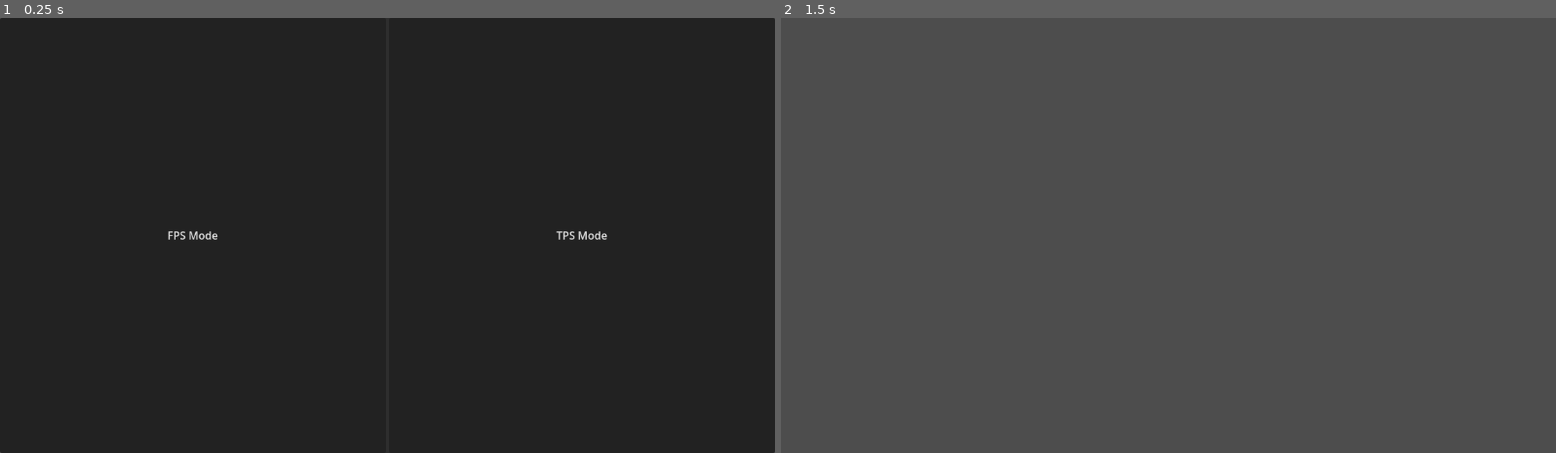
Above: before the commit, frames 1-2 (left to right).
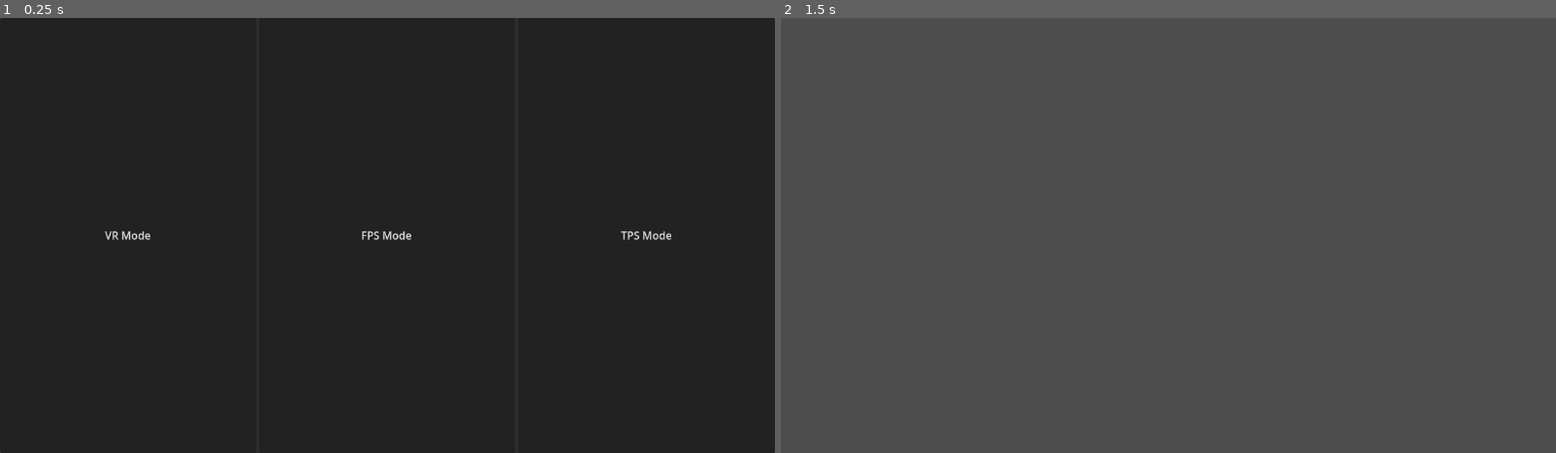
Above: after the commit, the same moments.

Repository: alexradu95/GDPlayground
Game: Godot game, scene res://scenes/Main/main.tscn
Two runs of this game, one before a commit and one after it. Both use one fixed random seed, a clock stepped at 60 frames per second and the inputs below.
Inputs (mouse positions are in pixels of both pictures, inside the frame that each line leads up to):
- Up to frame 1 (0.25 s): no input
- Up to frame 2 (1.5 s): click "FPS Mode" at 0.5 s; tap Enter (ui_accept) at 1.25, 1.35 s; move the mouse to (1207, 235) at 1.27 s; hold Up (ui_up) from 1.28 s (still down)

The runs differ from the first frame. In frame 1, 0.4% of the frame differs, in the area x 13-87%, y 48-52%; in frame 2, nothing differs.

Commit message:
Implement XRController

Diff:
--- a/modules/player_controller/PlayerController.gd
+++ b/modules/player_controller/PlayerController.gd
@@ -47,5 +47,6 @@
 
 func _inject_xr_fps(mode):
 	print(mode)
-	var xrControllerResource = load("res://players/xr_first_person/XRController.tscn")
-	return xrControllerResource.instantiate()
+	var xrControllerResource = load("res://modules/player_controller/xr_first_person/xr_origin_3d.tscn")
+	var xrControllerCamera =  xrControllerResource.instantiate()
+	self.add_child(xrControllerCamera)
--- a/modules/player_controller/control_manager/control_manager.gd
+++ b/modules/player_controller/control_manager/control_manager.gd
@@ -33,7 +33,8 @@
 		availableXRMode = XRMode.WEBXR
 	# Show only flatscreen if no XR interface available
 	if(	availableXRMode == XRMode.NONE ) :
-		$Panel/HBoxContainer/XR.visible = false
+		print("No XRMode available")
+		#$Panel/HBoxContainer/XR.visible = false
 
 # Perform OpenXR setup
 func _try_initialize_openxr() -> bool:
--- a/modules/player_controller/xr_first_person/XRController.tscn
+++ /dev/null
@@ -1,51 +0,0 @@
-[gd_scene load_steps=7 format=3 uid="uid://nfx0fybfy8q5"]
-
-[ext_resource type="Script" path="res://modules/player_controller/xr_first_person/XRController.gd" id="1_n4wh1"]
-[ext_resource type="Shader" path="res://PlayerBody/blackout.gdshader" id="2_5p8ux"]
-
-[sub_resource type="QuadMesh" id="QuadMesh_ns80u"]
-size = Vector2(2, 2)
-
-[sub_resource type="ShaderMaterial" id="ShaderMaterial_lhn3a"]
-render_priority = 99
-shader = ExtResource("2_5p8ux")
-
-[sub_resource type="CapsuleShape3D" id="CapsuleShape3D_y04l7"]
-
-[sub_resource type="CapsuleMesh" id="CapsuleMesh_qrsf7"]
-
-[node name="PlayerBody" type="CharacterBody3D"]
-script = ExtResource("1_n4wh1")
-
-[node name="XROrigin3D" type="XROrigin3D" parent="."]
-
-[node name="XRCamera3D" type="XRCamera3D" parent="XROrigin3D"]
-transform = Transform3D(1, 0, 0, 0, 1, 0, 0, 0, 1, 0, 1.6, -0.1)
-cull_mask = 1047551
-
-[node name="HeadPosition" type="Node3D" parent="XROrigin3D/XRCamera3D"]
-transform = Transform3D(1, 0, 0, 0, 1, 0, 0, 0, 1, 0, -0.05, 0.1)
-
-[node name="BlackOut" type="MeshInstance3D" parent="XROrigin3D/XRCamera3D"]
-transform = Transform3D(1, 0, 0, 0, 1, 0, 0, 0, 1, 0, 0, -1.54542)
-layers = 512
-mesh = SubResource("QuadMesh_ns80u")
-surface_material_override/0 = SubResource("ShaderMaterial_lhn3a")
-
-[node name="LeftHand" type="XRController3D" parent="XROrigin3D"]
-transform = Transform3D(1, 0, 0, 0, 1, 0, 0, 0, 1, -0.5, 1, -0.5)
-tracker = &"left_hand"
-pose = &"aim"
-
-[node name="RightHand" type="XRController3D" parent="XROrigin3D"]
-transform = Transform3D(1, 0, 0, 0, 1, 0, 0, 0, 1, 0.5, 1, -0.5)
-tracker = &"right_hand"
-pose = &"aim"
-
-[node name="CollisionShape3D" type="CollisionShape3D" parent="."]
-transform = Transform3D(1, 0, 0, 0, 1, 0, 0, 0, 1, 0, 1, 0)
-shape = SubResource("CapsuleShape3D_y04l7")
-
-[node name="MeshInstance3D" type="MeshInstance3D" parent="."]
-transform = Transform3D(1, 0, 0, 0, 1, 0, 0, 0, 1, 0, 1, 0)
-mesh = SubResource("CapsuleMesh_qrsf7")
--- a/modules/player_controller/xr_first_person/XRController.gd
+++ b/modules/player_controller/xr_first_person/xr_origin_3d.gd
@@ -1,23 +1,20 @@
-@tool
-extends CharacterBody3D
+extends XROrigin3D
 
 
 const SPEED = 5.0
 const JUMP_VELOCITY = 4.5
 
-@onready var origin_node = $XROrigin3D
-@onready var camera_node = $XROrigin3D/XRCamera3D
-@onready var head_position_node = $XROrigin3D/XRCamera3D/HeadPosition
-@onready var blackout_node = $XROrigin3D/XRCamera3D/BlackOut
+@onready var playerbody_node = get_parent()
+@onready var origin_node = self
+@onready var camera_node = $XRCamera3D
+@onready var head_position_node = $XRCamera3D/HeadPosition
+@onready var blackout_node = $XRCamera3D/BlackOut
 
 @export var eye_offset = 0.1:
 	set(new_value):
 		eye_offset = new_value
 		if is_inside_tree():
 			_update_head_position()
-
-# Get the gravity from the project settings to be synced with RigidBody nodes.
-var gravity = ProjectSettings.get_setting("physics/3d/default_gravity")
 
 func _update_head_position():
 	head_position_node.transform.origin.z = eye_offset
@@ -28,8 +25,8 @@
 	_update_head_position()
 
 func _process_on_physical_movement(delta) -> bool:
-	# Remember our velocity we're not applying that on physical movement
-	var org_velocity = velocity
+	# Remember the player body original velocity
+	var org_velocity = playerbody_node.velocity
 
 	# Start by rotating the player to face the same way our real player is
 	var camera_basis : Basis = origin_node.transform.basis * camera_node.transform.basis
@@ -37,25 +34,25 @@
 	var angle : float = forward.angle_to(Vector2(0.0, 1.0))
 	# print(angle)
 
-	transform.basis = transform.basis.rotated(Vector3.UP, angle)
+	playerbody_node.transform.basis = playerbody_node.transform.basis.rotated(Vector3.UP, angle)
 	origin_node.transform = Transform3D().rotated(Vector3.UP, -angle) * origin_node.transform
 
 	# Now apply movement, first move our player body to the right location
-	var org_player_body : Vector3 = global_transform.origin
+	var org_player_body : Vector3 = playerbody_node.global_transform.origin
 	var player_body_location : Vector3 = origin_node.transform * camera_node.transform * head_position_node.transform.origin
 	player_body_location.y = 0.0
 	player_body_location = global_transform * player_body_location
 
-	velocity = (player_body_location - org_player_body) / delta
-	move_and_slide()
+	playerbody_node.velocity = (player_body_location - org_player_body) / delta
+	playerbody_node.move_and_slide()
 
 	# Now move our XROrigin back
 	var delta_movement = org_player_body - global_transform.origin
 	delta_movement.y = 0.0
-	$XROrigin3D.global_transform.origin += delta_movement
+	origin_node.global_transform.origin += delta_movement
 
 	# Return our value
-	velocity = org_velocity
+	playerbody_node.velocity = org_velocity
 
 	# Adjust our fade
 	var distance : float = (player_body_location - org_player_body).length()
@@ -72,33 +69,9 @@
 
 	return colliding
 
-func _process_on_player_input(delta):
-	# Add the gravity.
-	if not is_on_floor():
-		velocity.y -= gravity * delta
-
-	# Handle Jump.
-	if Input.is_action_just_pressed("ui_accept") and is_on_floor():
-		velocity.y = JUMP_VELOCITY
-
-	# Get the input direction and handle the movement/deceleration.
-	# As good practice, you should replace UI actions with custom gameplay actions.
-	var input_dir = Input.get_vector("ui_left", "ui_right", "ui_up", "ui_down")
-	var direction = (global_transform.basis * Vector3(input_dir.x, 0, input_dir.y)).normalized()
-	if direction:
-		velocity.x = direction.x * SPEED
-		velocity.z = direction.z * SPEED
-	else:
-		velocity.x = move_toward(velocity.x, 0, SPEED)
-		velocity.z = move_toward(velocity.z, 0, SPEED)
-
-	move_and_slide()
-
 func _physics_process(delta):
 	# Don't do this in editor
 	if Engine.is_editor_hint():
 		return
 
 	var colliding = _process_on_physical_movement(delta)
-	if !colliding:
-		_process_on_player_input(delta)
--- /dev/null
+++ b/modules/player_controller/xr_first_person/xr_origin_3d.tscn
@@ -0,0 +1,37 @@
+[gd_scene load_steps=5 format=3 uid="uid://cge0fq8mxwba7"]
+
+[ext_resource type="Shader" path="res://PlayerBody/blackout.gdshader" id="1_8ktss"]
+[ext_resource type="Script" path="res://modules/player_controller/xr_first_person/xr_origin_3d.gd" id="1_njwcb"]
+
+[sub_resource type="QuadMesh" id="QuadMesh_ns80u"]
+size = Vector2(2, 2)
+
+[sub_resource type="ShaderMaterial" id="ShaderMaterial_lhn3a"]
+render_priority = 99
+shader = ExtResource("1_8ktss")
+
+[node name="XROrigin3D" type="XROrigin3D"]
+script = ExtResource("1_njwcb")
+
+[node name="XRCamera3D" type="XRCamera3D" parent="."]
+transform = Transform3D(1, 0, 0, 0, 1, 0, 0, 0, 1, 0, 1.6, -0.1)
+cull_mask = 1047551
+
+[node name="HeadPosition" type="Node3D" parent="XRCamera3D"]
+transform = Transform3D(1, 0, 0, 0, 1, 0, 0, 0, 1, 0, -0.05, 0.1)
+
+[node name="BlackOut" type="MeshInstance3D" parent="XRCamera3D"]
+transform = Transform3D(1, 0, 0, 0, 1, 0, 0, 0, 1, 0, 0, -1.54542)
+layers = 512
+mesh = SubResource("QuadMesh_ns80u")
+surface_material_override/0 = SubResource("ShaderMaterial_lhn3a")
+
+[node name="LeftHand" type="XRController3D" parent="."]
+transform = Transform3D(1, 0, 0, 0, 1, 0, 0, 0, 1, -0.5, 1, -0.5)
+tracker = &"left_hand"
+pose = &"aim"
+
+[node name="RightHand" type="XRController3D" parent="."]
+transform = Transform3D(1, 0, 0, 0, 1, 0, 0, 0, 1, 0.5, 1, -0.5)
+tracker = &"right_hand"
+pose = &"aim"
